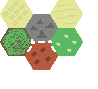
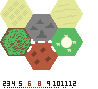
Layered file, before and after one edit (w=98, h=89). Changes by layer:
added group "numbers" with 11 layers above "pieces" over [3, 37, 76, 88]
added layer "12" in group "numbers" over [69, 81, 76, 88]
added layer "11" in group "numbers" over [61, 81, 68, 88]
added layer "10" in group "numbers" over [53, 81, 60, 88]
added layer "9" in group "numbers" over [45, 81, 52, 88]
added layer "8" in group "numbers" over [35, 81, 44, 88]
added layer "6" in group "numbers" over [25, 81, 34, 88]
added layer "5" in group "numbers" over [17, 81, 24, 88]
added layer "4" in group "numbers" over [11, 81, 16, 88]
added layer "3" in group "numbers" over [7, 81, 10, 88]
added layer "2" in group "numbers" over [3, 81, 6, 88]
added layer "number-tile" in group "numbers" over [61, 37, 72, 48]
